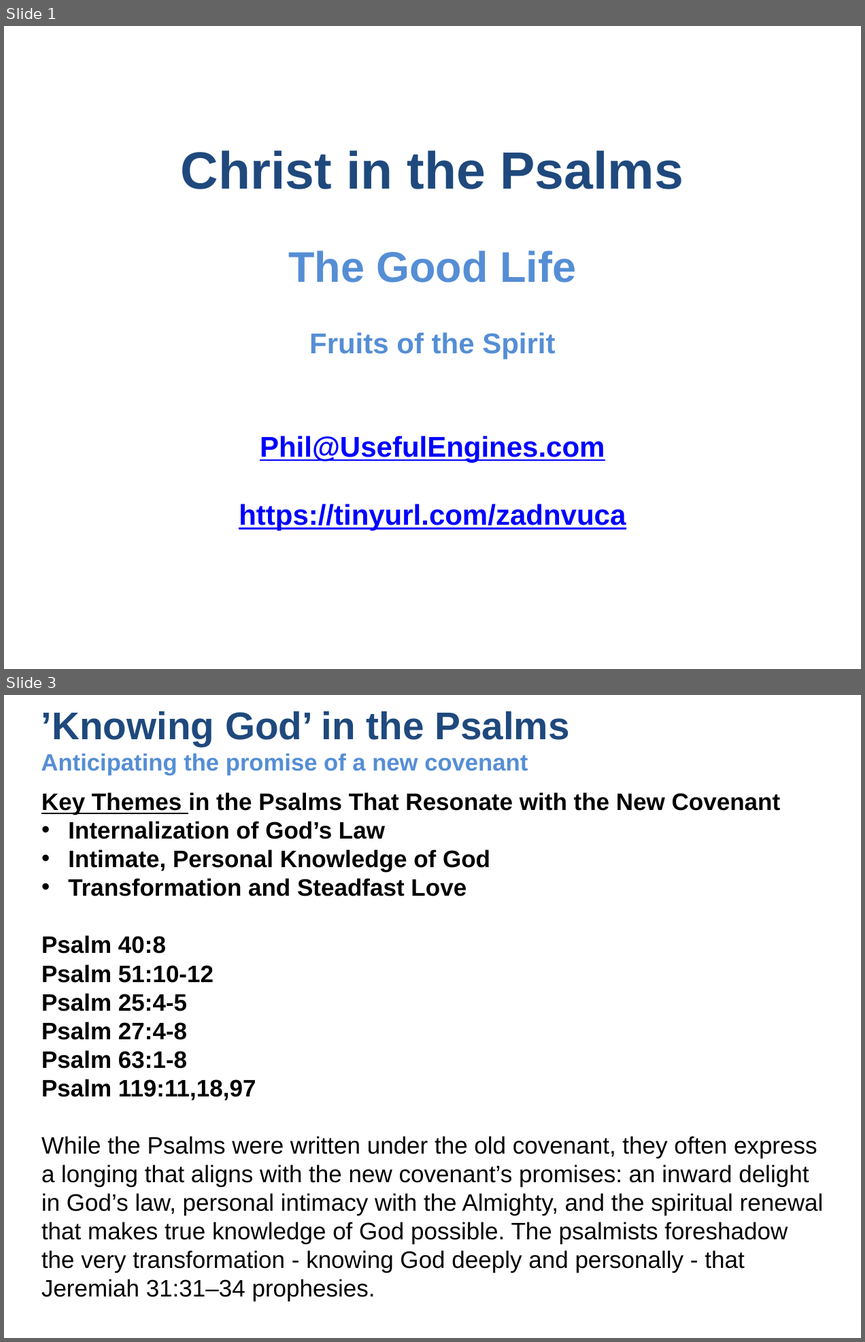
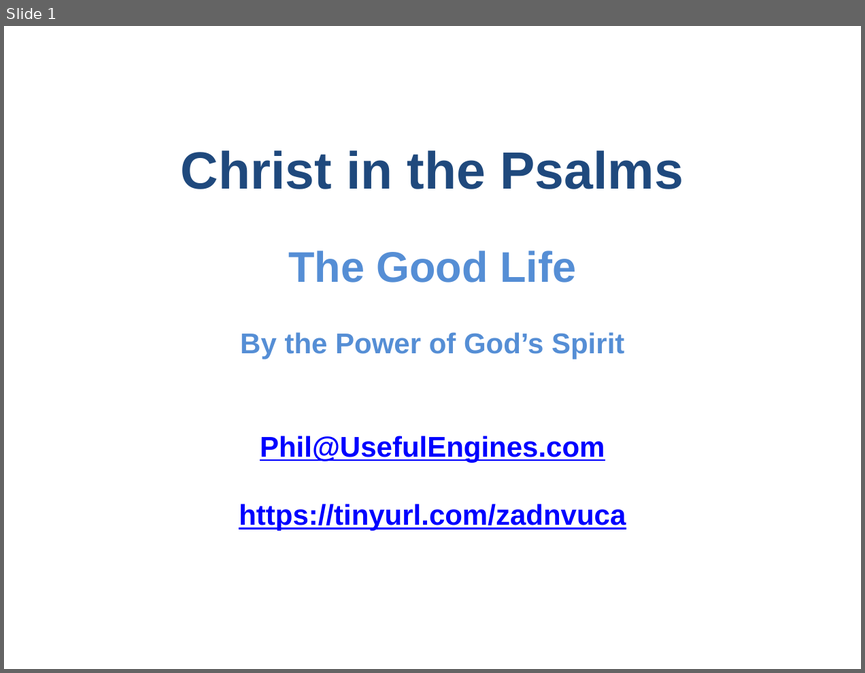
Before and after one commit to UsefulEngines/EvangelismPublic, a slide deck: 2024-Q4/2024-12-29/2024-12-29-Psalms.pptx. Shown one above the other, each under a label of ours: slides 1 and 3 before the commit, slide 1 after it; the slides between them are not shown. The pictures are 865x1342 and 865x673 pixels, drawn with LibreOffice and Linux fonts; fonts in the diff are those of the drawing. Boxes give left, top, right and bottom in pixels: in the first picture for what was removed or moved away, otherwise in the second. Text is boxed around its words. In the diff, an @@ line names an element or a change of style, - is before the commit and + after.

```diff
--- a/2024-Q4/2024-12-29/2024-12-29-Psalms.pptx
+++ b/2024-Q4/2024-12-29/2024-12-29-Psalms.pptx
@@ slide 3 removed at [4, 695, 861, 1338], background #FFFFFF @@
@@ title removed at [41, 711, 570, 775] @@
-’Knowing God’ in the Psalms
-Anticipating the promise of a new covenant
@@ text removed at [41, 792, 823, 1300] @@
-Key Themes in the Psalms That Resonate with the New Covenant
-• Internalization of God’s Law
-• Intimate, Personal Knowledge of God
-• Transformation and Steadfast Love
-Psalm 40:8
-Psalm 51:10-12
-Psalm 25:4-5
-Psalm 27:4-8
-Psalm 63:1-8
-Psalm 119:11,18,97
-While the Psalms were written under the old covenant, they often express a longing that aligns with the new covenant’s promises: an inward delight in God’s law, personal intimacy with the Almighty, and the spiritual renewal that makes true knowledge of God possible. The psalmists foreshadow the very transformation - knowing God deeply and personally - that Jeremiah 31:31–34 prophesies.
@@ slide 1 changed as well @@
@@ text at [240, 332, 624, 359]: text changed @@
-Fruits of the Spirit
+By the Power of God’s Spirit
```
Also in this commit, not shown: 2 other slides changed, 6 slides added, 7 other slides removed, 1 other file.
